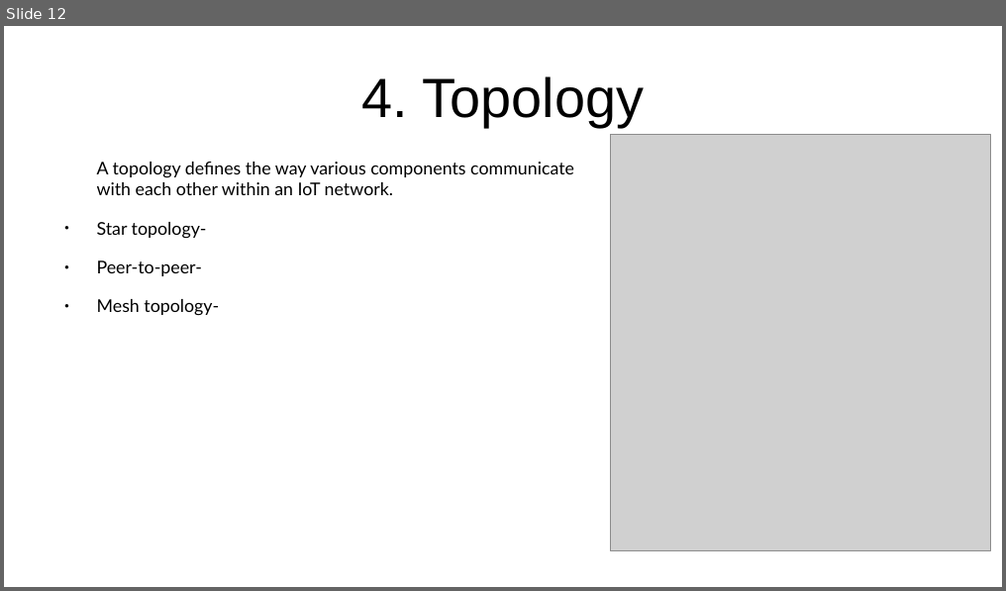
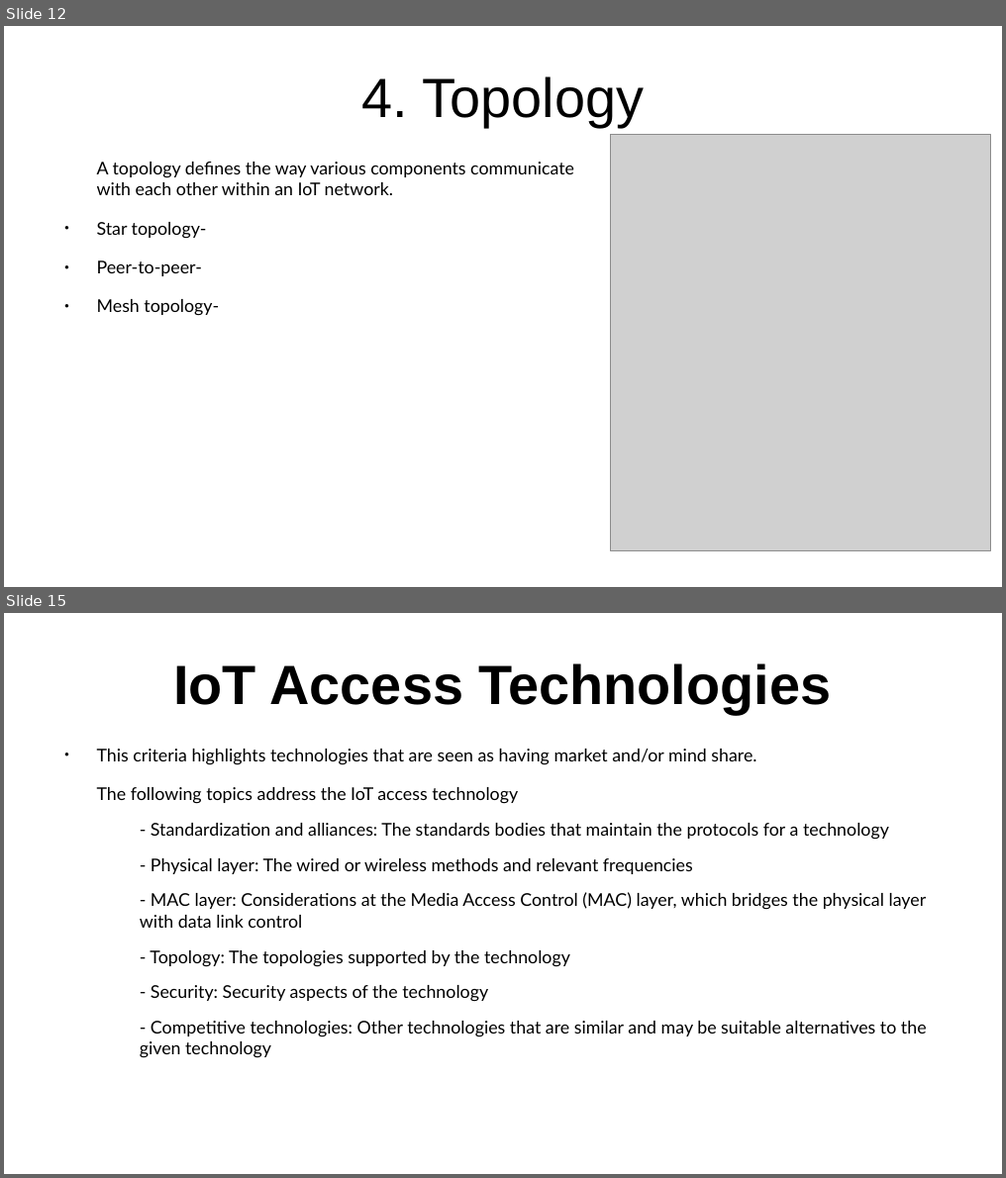
Before and after one commit to Dihfahsih1/Masters-Software-Engineering, a slide deck: yr-sem1/IoT/chapter-4-slides.odp. Shown one above the other, each under a label of ours: slide 12 before the commit, slides 12 and 15 after it; the slides between them are not shown. The pictures are 1006x591 and 1006x1178 pixels, drawn with LibreOffice and Linux fonts; fonts in the diff are those of the drawing; grey boxes stand for pictures. Boxes give left, top, right and bottom in pixels: in the first picture for what was removed or moved away, otherwise in the second. Text is boxed around its words. In the diff, an @@ line names an element or a change of style, - is before the commit and + after.

```diff
--- a/yr-sem1/IoT/chapter-4-slides.odp
+++ b/yr-sem1/IoT/chapter-4-slides.odp
@@ slide 15 added at (4,613,1002,1174), background #FFFFFF @@
@@ title added at (173,663,832,714), 44 pt, text #000000, bold @@
+IoT Access Technologies
@@ text added at (97,749,927,1059), 14 pt, text #000000 @@
+● This criteria highlights technologies that are seen as having market and/or mind share.
+The following topics address the IoT access technology
+  - Standardization and alliances: The standards bodies that maintain the protocols for a technology
+  - Physical layer: The wired or wireless methods and relevant frequencies
+  - MAC layer: Considerations at the Media Access Control (MAC) layer, which bridges the physical layer with data link control
+  - Topology: The topologies supported by the technology
+  - Security: Security aspects of the technology
+  - Competitive technologies: Other technologies that are similar and may be suitable alternatives to the given technology
```
Also in this commit, not shown: 4 other slides added, 1 other file.
